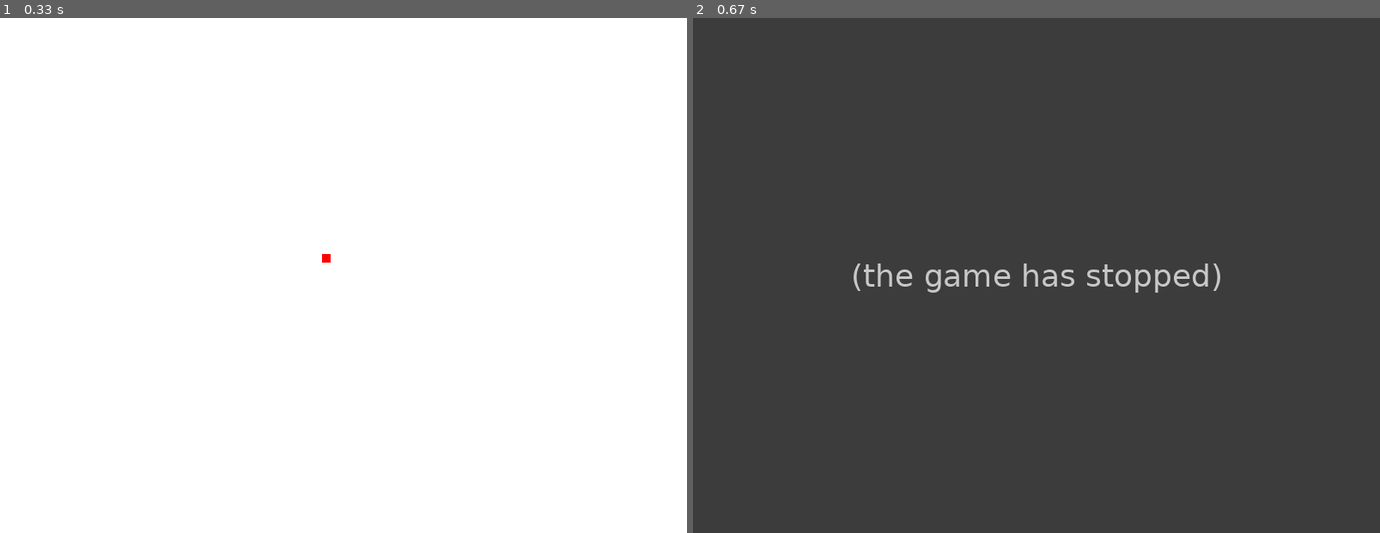
Above: before the commit, frames 1-2 (left to right).
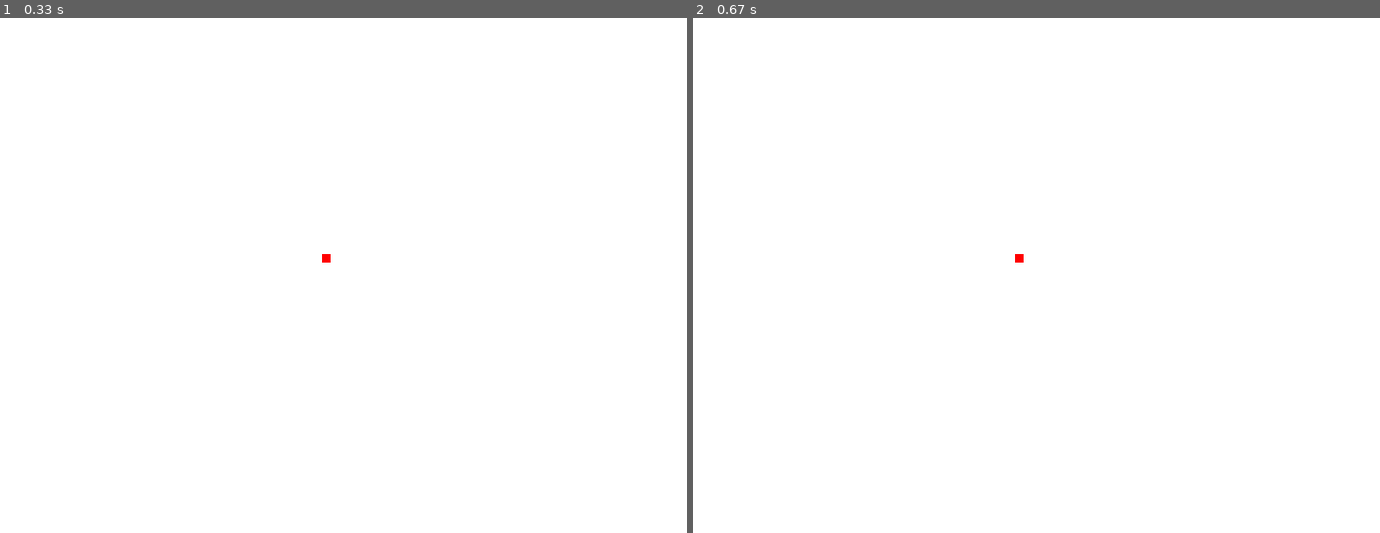
Above: after the commit, the same moments.

Repository: VerySleepyKangaroo/EVRobots_CleanedUp
Game: pygame game, started from Assessment Task/Trail Area.py
Same seed, same stepped clock (60 frames per second), same inputs: the game is played once before the commit and once after it.
Inputs:
- Up to frame 1 (0.33 s): no input
- Up to frame 2 (0.67 s): hold Right from 0.33 s (still down)

Frame 1 is identical in both runs. In frame 2, 100% of the frame differs, in the area x 0-100%, y 0-100%.
Error before the commit: NameError: name 'sleep' is not defined (Trail Area.py line 59); the game stopped at 0.33 s (later frames are placeholders)

Commit message:
fixed roation

Diff:
--- a/Assessment Task/Trail Area.py
+++ b/Assessment Task/Trail Area.py
@@ -1,5 +1,7 @@
 import pygame
 import math as m
+import time
+from time import sleep
 
 # Initialize Pygame
 pygame.init()
@@ -20,6 +22,7 @@
 robot_speed = 0.05
 direction = "STOP"  # Initial direction
 robot_dir = 0
+movement = "STOP"  # Initial movement
 
 # Main loop
 running = True
@@ -31,31 +34,35 @@
     # Controls to change the direction
     keys = pygame.key.get_pressed()
     if keys[pygame.K_UP]:
-        direction = "UP"
+        movement = "UP"
     elif keys[pygame.K_DOWN]:
-        direction = "DOWN"
-    elif keys[pygame.K_LEFT]:
+        movement = "DOWN"
+    else:
+        movement = "STOP"
+    if keys[pygame.K_LEFT]:
         direction = "LEFT"
     elif keys[pygame.K_RIGHT]:
         direction = "RIGHT"
     else:
-        direction = "STOP"
+        direction = "STOP"  # Stop moving if no key is pressed
 
     # Move the robot based on the direction
-    if direction == "UP":
-        robot_y -= robot_speed
-        robot_x -= m.sin(robot_dir) * robot_speed
-    elif direction == "DOWN":
-        robot_y += robot_speed
-        robot_x += m.sin(robot_dir) * robot_speed
-    elif direction == "LEFT":
-        robot_dir -= 90
+    if movement == "UP":
+        robot_y -= m.sin(m.radians(robot_dir)) * robot_speed
+        robot_x -= m.cos(m.radians(robot_dir)) * robot_speed
+    elif movement == "DOWN":
+        robot_y += m.sin(m.radians(robot_dir)) * robot_speed
+        robot_x += m.cos(m.radians(robot_dir)) * robot_speed
+
+    if direction == "LEFT":
+        robot_dir -= 20
         print(robot_dir)
+        print(robot_x, robot_y)
         sleep(0.1)
-
     elif direction == "RIGHT":
-        robot_dir += 90
+        robot_dir += 20
         print(robot_dir)
+        print(robot_x, robot_y)
         sleep(0.1)
 
     # Update the screen
